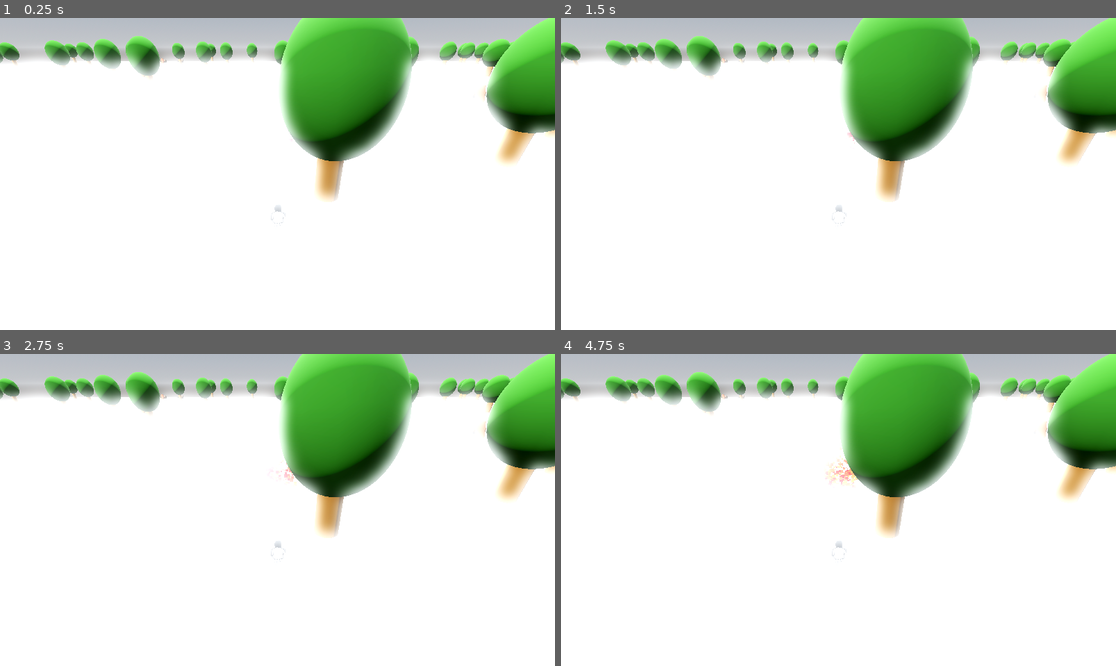
Above: before the commit, frames 1-4 (two rows, left to right).
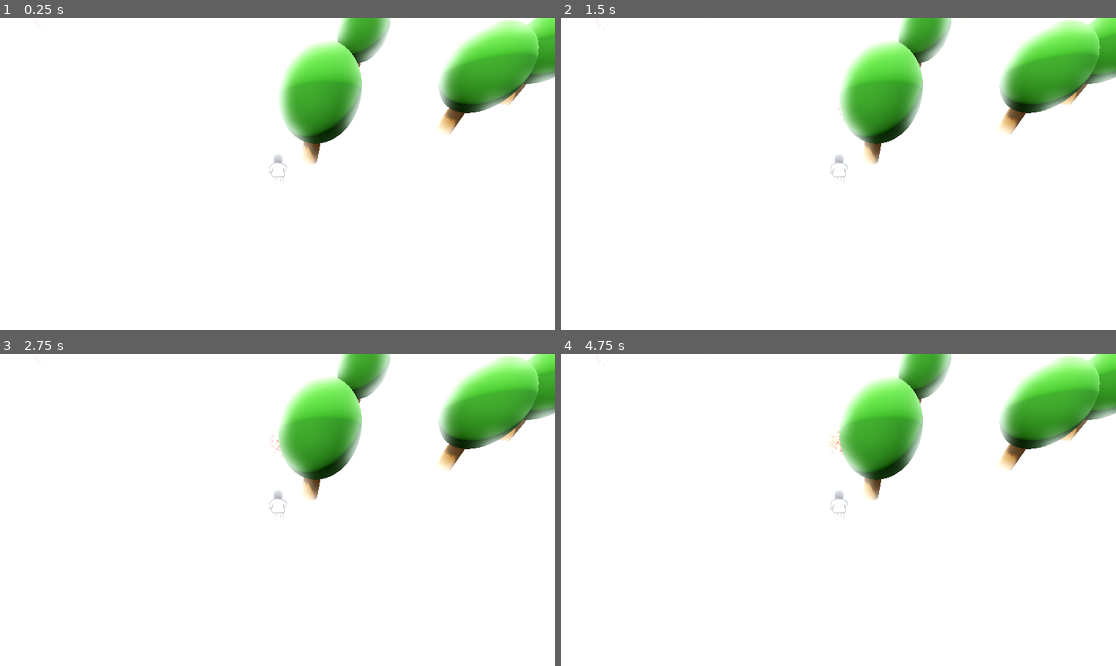
Above: after the commit, the same moments.

Repository: FablabMurat/GameJamMurat0324
Game: Godot game, scene res://terrain.tscn
Same seed, same stepped clock (60 frames per second), same inputs: the game is played once before the commit and once after it.
Inputs (mouse positions are in pixels of both pictures, inside the frame that each line leads up to):
- Up to frame 1 (0.25 s): no input
- Up to frame 2 (1.5 s): tap Enter at 0.5 s; move the mouse to (960, 158) at 0.52 s; tap O (addLog) at 0.6, 1.35 s; tap Space at 1.25 s; move the mouse to (727, 189) at 1.27 s
- Up to frame 3 (2.75 s): tap Enter at 2 s; move the mouse to (333, 441) at 2.02 s; tap O (addLog) at 2.1 s
- Up to frame 4 (4.75 s): tap Space at 2.75, 4.25 s; move the mouse to (810, 572) at 2.77 s; tap O (addLog) at 2.85, 3.6, 4.35 s; tap Enter at 3.5 s; move the mouse to (1005, 556) at 3.52 s; move the mouse to (672, 463) at 4.27 s

The runs differ from the first frame. In frame 1, 23% of the frame differs, in the area x 0-100%, y 0-67%; in frame 2, 23%; in frame 3, 23%; in frame 4, 23%.

Commit message:
Refactor des controles, animations du joueur

Diff:
--- a/player.tscn
+++ b/player.tscn
@@ -26,30 +26,27 @@
 [ext_resource type="Texture2D" uid="uid://5ymk7x4tpm81" path="res://Ressources/Joueur/garcon-droite0008.png" id="24_xfn8y"]
 
 [sub_resource type="GDScript" id="GDScript_wemyt"]
-script/source = "extends Node3D
+script/source = "extends CharacterBody3D
 
-const PLAYER_SPEED = 10
+const PLAYER_SPEED = 500
 var camrot = 0.0
+
+var direction = Vector3.ZERO
 
 
 func _ready():
 	$PlayerCenter/Camera3D.set_current(true)
 
 func _physics_process(delta):
-	if Input.is_action_pressed(\"move_right\"):
-		$PlayerCenter.position += delta * Vector3.RIGHT * PLAYER_SPEED
-		$PlayerCenter/PlayerSprite3D.animation = \"side\"
-		$PlayerCenter/PlayerSprite3D.flip_h = false
-	if Input.is_action_pressed(\"move_left\"):
-		$PlayerCenter.position += delta * Vector3.LEFT * PLAYER_SPEED
-		$PlayerCenter/PlayerSprite3D.animation = \"side\"
-		$PlayerCenter/PlayerSprite3D.flip_h = true
-	if Input.is_action_pressed(\"move_forward\"):
-		$PlayerCenter.position += delta * -Vector3.FORWARD * PLAYER_SPEED
-		$PlayerCenter/PlayerSprite3D.animation = \"back\"
-	if Input.is_action_pressed(\"move_backwards\"):
-		$PlayerCenter.position += delta * -Vector3.BACK * PLAYER_SPEED
-		$PlayerCenter/PlayerSprite3D.animation = \"front\"
+	direction.x = Input.get_action_strength(\"move_right\") - Input.get_action_strength(\"move_left\")
+	direction.z = Input.get_action_strength(\"move_forward\") - Input.get_action_strength(\"move_backwards\")
+
+	velocity = direction.normalized() * PLAYER_SPEED
+	set_velocity(velocity * delta)
+	move_and_slide()
+
+func _process(delta):
+	animate()
 
 func _unhandled_input(event):
 	if event is InputEventMouseMotion:
@@ -57,6 +54,26 @@
 			camrot += event.relative.x * 0.005
 			$PlayerCenter.set_rotation(Vector3(0, camrot, 0))
 			print(\"Camera3D Rotation: \", camrot)
+
+func animate():
+	if(velocity != Vector3.ZERO):
+		$PlayerCenter/PlayerSprite3D.play()
+	else:
+		$PlayerCenter/PlayerSprite3D.stop()
+		#$PlayerCenter/PlayerSprite3D.frame = 0
+
+	if(velocity.x > 0):
+		$PlayerCenter/PlayerSprite3D.animation = \"side\"
+		$PlayerCenter/PlayerSprite3D.flip_h = false
+	elif(velocity.x < 0):
+		$PlayerCenter/PlayerSprite3D.animation = \"side\"
+		$PlayerCenter/PlayerSprite3D.flip_h = true
+	elif(velocity.z < 0):
+		$PlayerCenter/PlayerSprite3D.animation = \"front\"
+	elif(velocity.z > 0):
+		$PlayerCenter/PlayerSprite3D.animation = \"back\"
+
+
 "
 
 [sub_resource type="SpriteFrames" id="SpriteFrames_hlw7m"]
@@ -149,18 +166,22 @@
 "speed": 10.0
 }]
 
-[node name="Player" type="Node3D"]
+[sub_resource type="CapsuleShape3D" id="CapsuleShape3D_rycr6"]
+
+[node name="Player" type="CharacterBody3D"]
 script = SubResource("GDScript_wemyt")
 
 [node name="PlayerCenter" type="Marker3D" parent="."]
-transform = Transform3D(1, 0, 0, 0, 1, 0, 0, 0, 1, 0, 0.1, 0)
+transform = Transform3D(2, 0, 0, 0, 2, 0, 0, 0, 2, 0, 0.1, 0)
 
 [node name="PlayerSprite3D" type="AnimatedSprite3D" parent="PlayerCenter"]
 billboard = 1
 sprite_frames = SubResource("SpriteFrames_hlw7m")
 animation = &"back"
-frame_progress = 0.13128
 
 [node name="Camera3D" type="Camera3D" parent="PlayerCenter"]
-transform = Transform3D(0.999994, -0.000843654, 0.00329714, -0.000880937, 0.871608, 0.490203, 0.00328738, 0.490203, -0.871602, 0, 4.9165, -5.8173)
+transform = Transform3D(0.499997, -0.000421828, 0.00164857, -0.000923824, 0.33951, 0.367059, 0.00142908, 0.36706, -0.339507, 0, 4.4165, -4.23686)
 fov = 69.3405
+
+[node name="CollisionShape3D" type="CollisionShape3D" parent="."]
+shape = SubResource("CapsuleShape3D_rycr6")
Not shown: 1 places in player.tscn that only renumber resources
